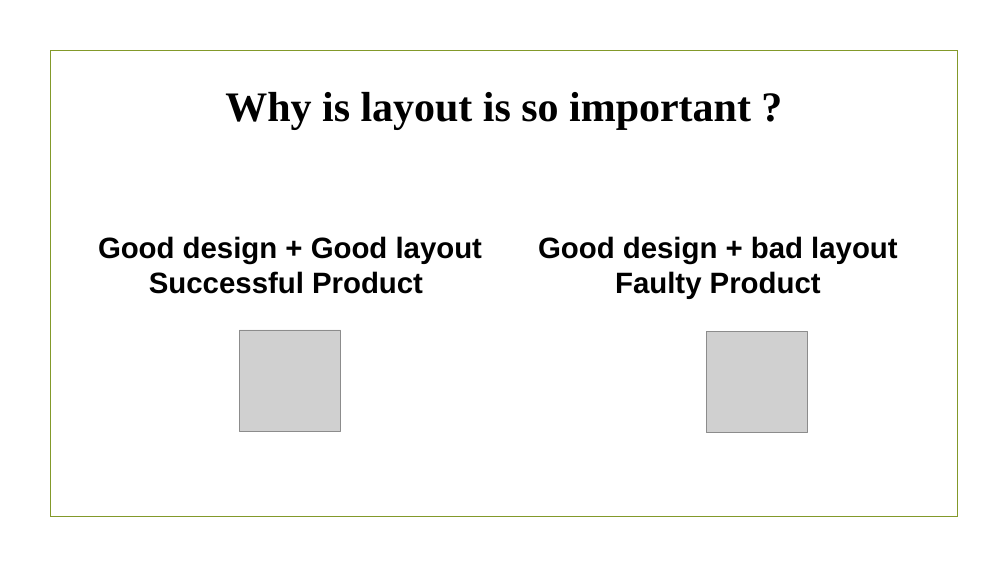
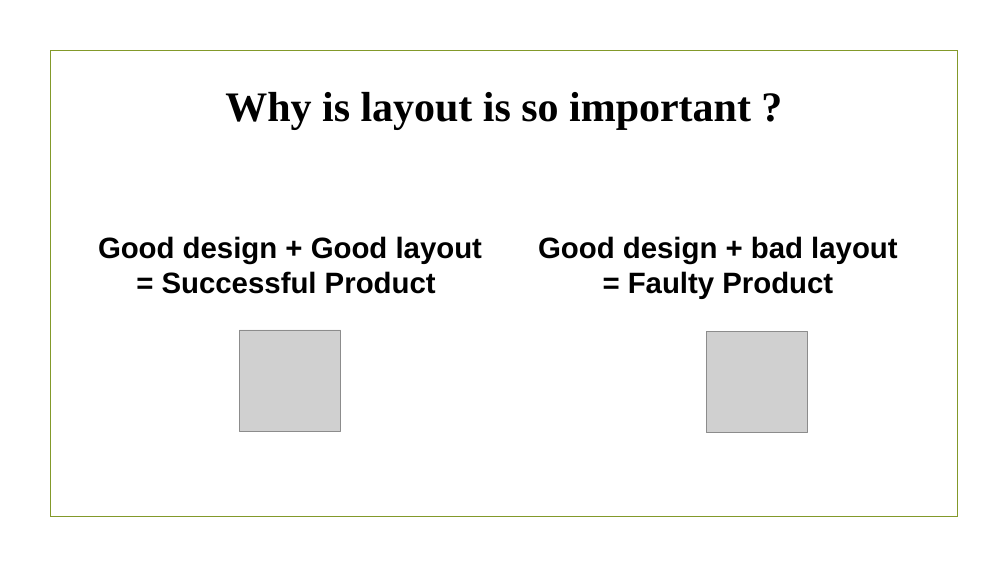
Before and after one commit to abubakr3800/GP-presentaion, a slide deck: slide 6 of VGA presentation [GP 22-23].pptx. Drawn at 1008x567 pixels with LibreOffice and Linux fonts; fonts in the diff are those of the drawing; grey boxes stand for pictures; background and template pictures are left out. Boxes give left, top, right and bottom in pixels: in the first picture for what was removed or moved away, otherwise in the second. Text is boxed around its words. In the diff, an @@ line names an element or a change of style, - is before the commit and + after.

```diff
--- a/VGA presentation [GP 22-23].pptx
+++ b/VGA presentation [GP 22-23].pptx
@@ text at (162,271,436,294): text changed @@
-Successful Product
+= Successful Product
@@ text at (628,271,833,299): text changed @@
-Faulty Product
+= Faulty Product
```
Also in this commit, not shown: 4 other slides changed.
